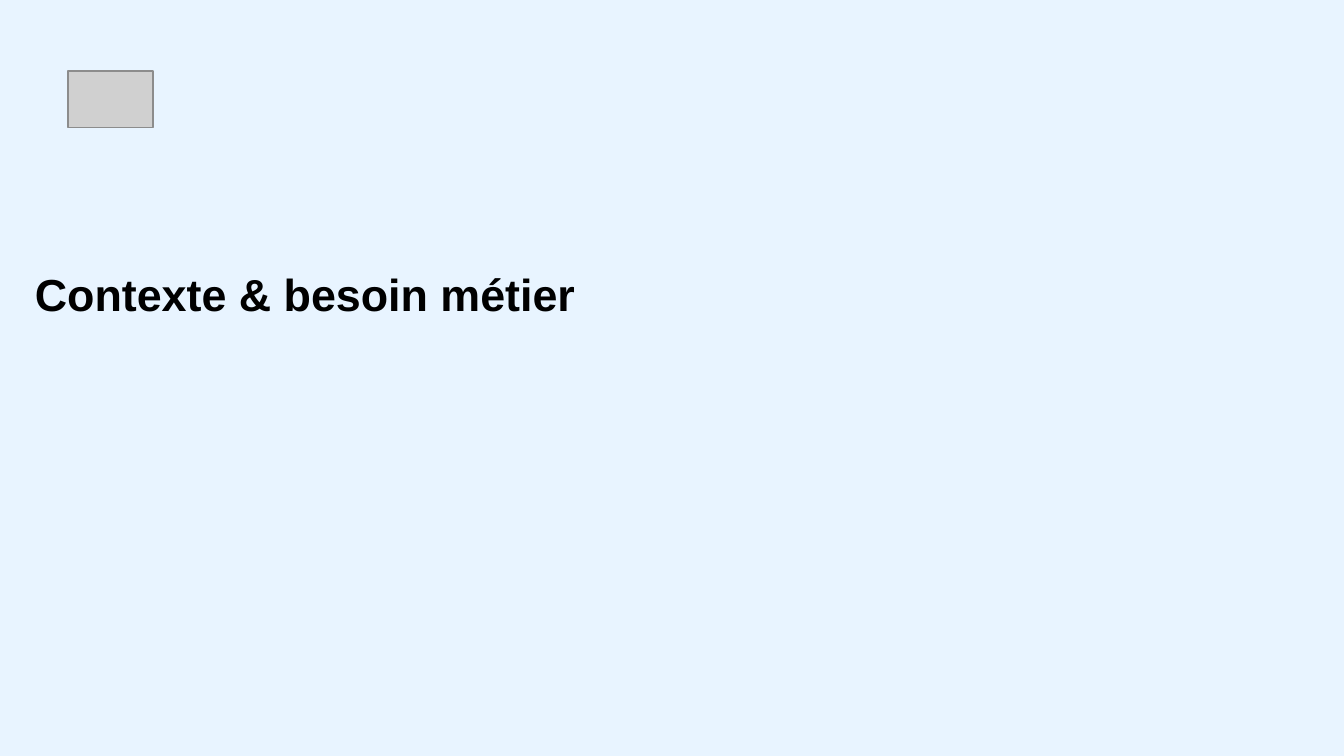
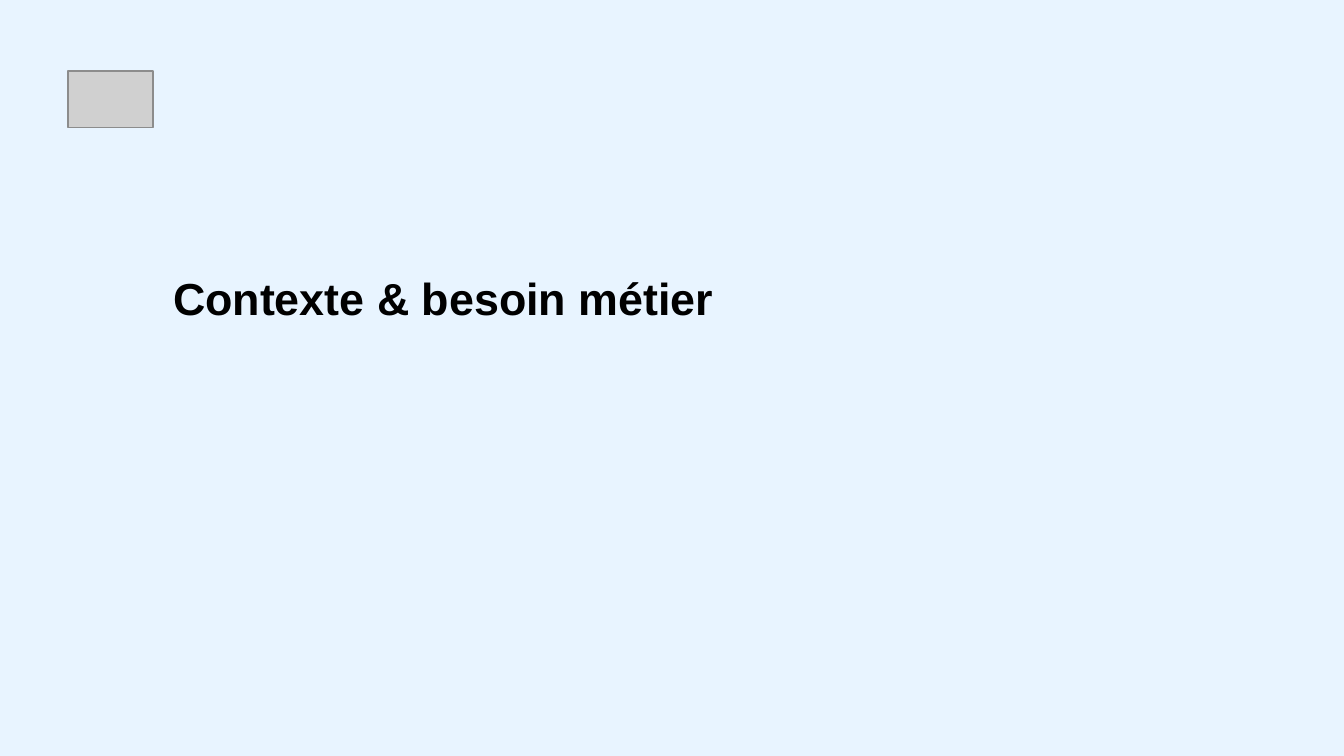
Before and after one commit to aurelienchalm/LDS_block_3_lead, a slide deck: slide 2 of LDS_Block_3_Lead.pptx. Drawn at 1344x756 pixels with LibreOffice and Linux fonts; fonts in the diff are those of the drawing; grey boxes stand for pictures. Boxes give left, top, right and bottom in pixels: in the first picture for what was removed or moved away, otherwise in the second. Text is boxed around its words. In the diff, an @@ line names an element or a change of style, - is before the commit and + after.

```diff
--- a/LDS_Block_3_Lead.pptx
+++ b/LDS_Block_3_Lead.pptx
@@ title "Contexte & besoin métier" moved from (x1=35, y1=278, x2=574, y2=312) to (x1=173, y1=282, x2=713, y2=316) @@
```
Also in this commit, not shown: 11 other slides changed, 2 other files.
